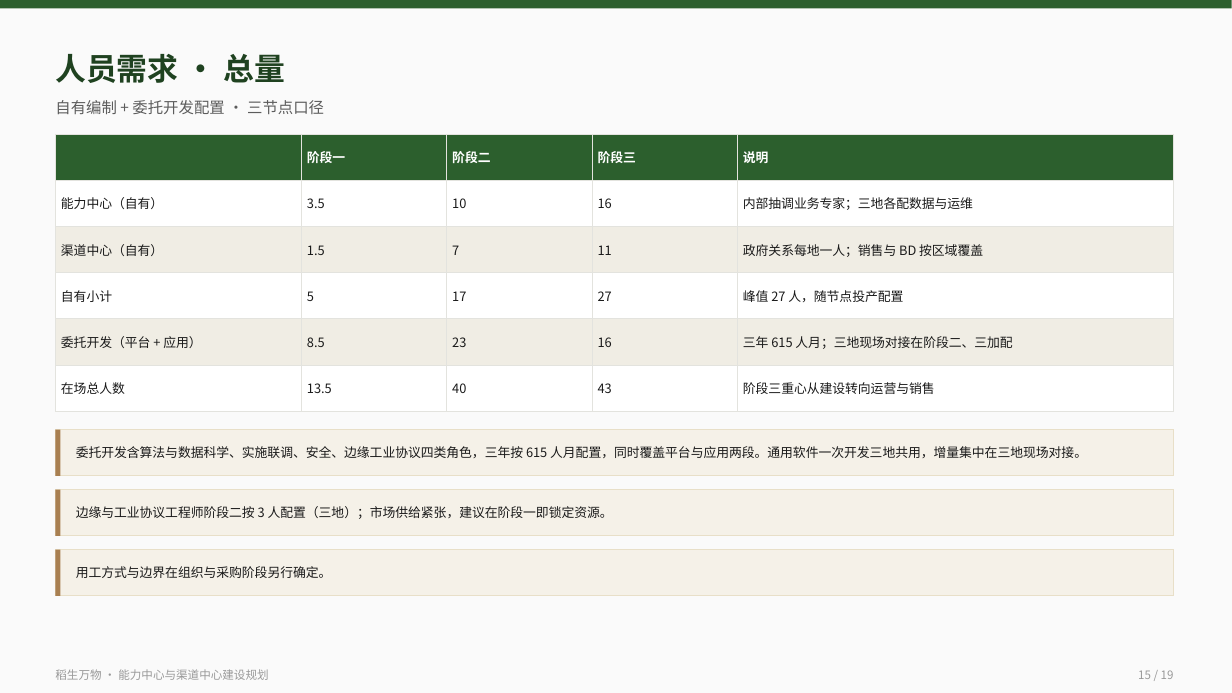
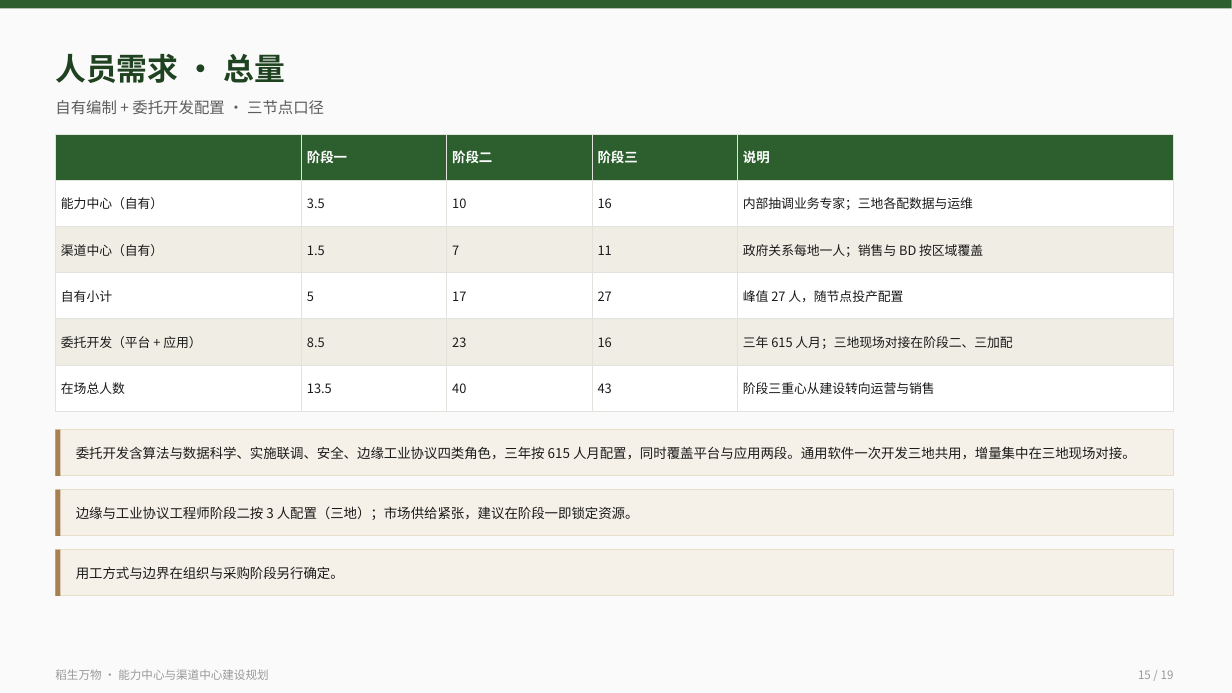
Before and after one commit to jinichen/catfish, a slide deck: slide 15 of projects/daosheng/docs/daosheng-nlzx-v2-3nodes.pptx. Drawn at 1232x693 pixels with LibreOffice and Linux fonts; fonts in the diff are those of the drawing. Boxes give left, top, right and bottom in pixels: in the first picture for what was removed or moved away, otherwise in the second. Text is boxed around its words. In the diff, an @@ line names an element or a change of style, - is before the commit and + after.

```diff
--- a/projects/daosheng/docs/daosheng-nlzx-v2-3nodes.pptx
+++ b/projects/daosheng/docs/daosheng-nlzx-v2-3nodes.pptx
@@ table at bbox=[55, 134, 1173, 398] @@
@@ size 10 to 10.5 pt in "阶段一", "阶段二", "阶段三", "说明" @@
@@ size 10 to 10.5 pt in 3 elements at bbox=[76, 446, 1136, 459], bbox=[76, 506, 639, 520], bbox=[76, 566, 344, 579] @@
```
Also in this commit, not shown: 18 other slides changed, 1 other file.
